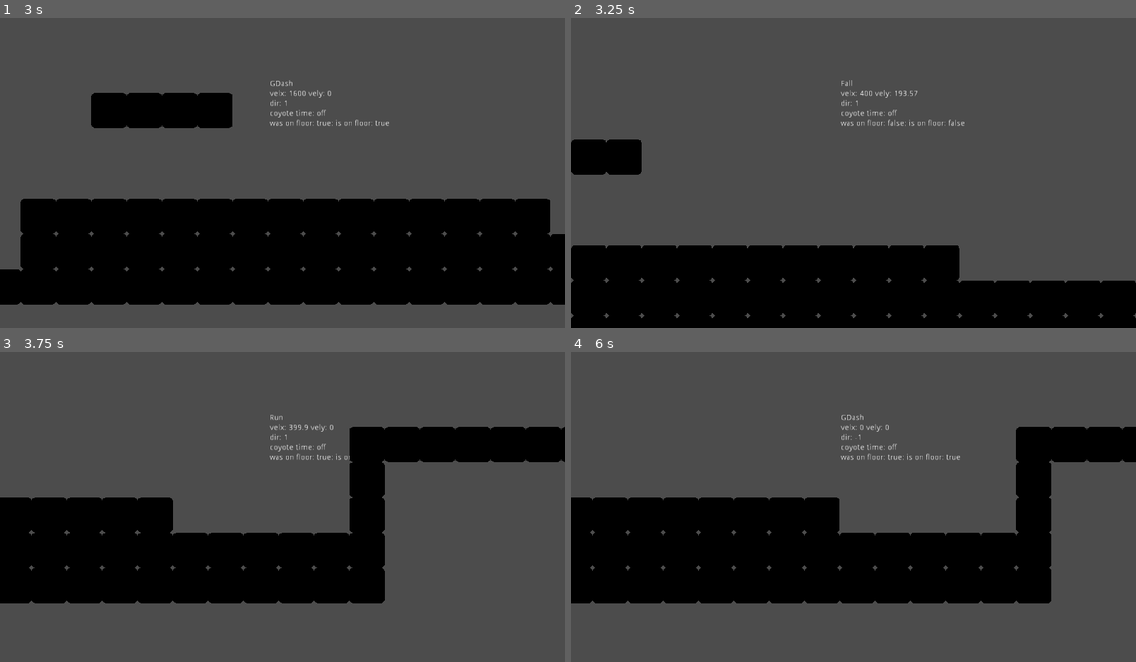
Above: before the commit, frames 1-4 (two rows, left to right).
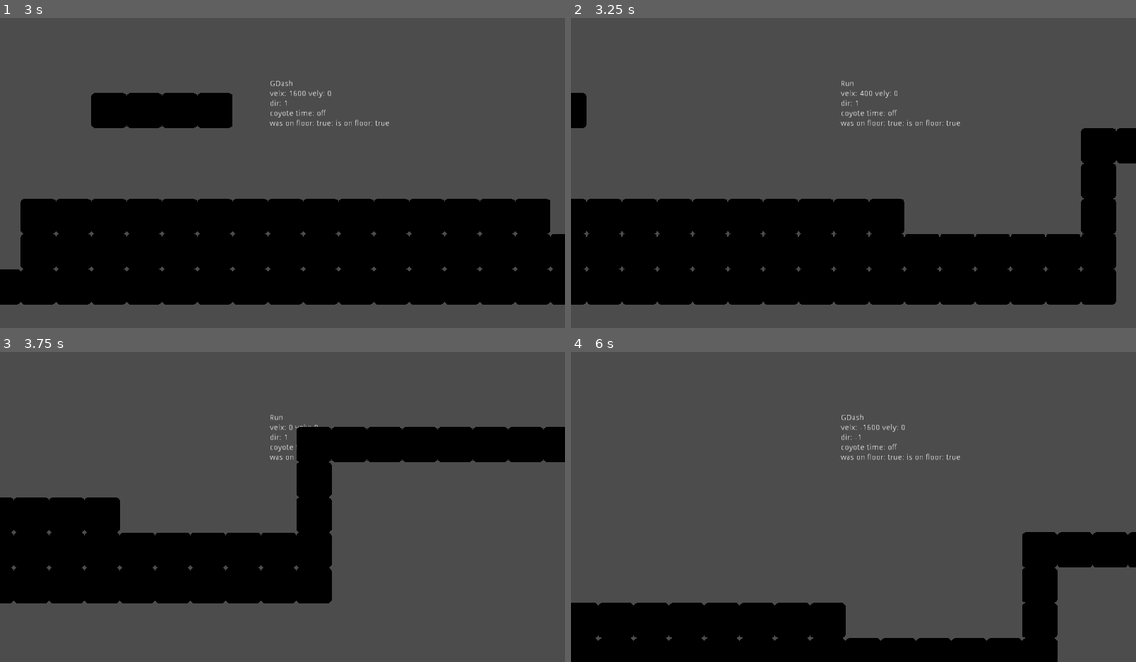
Above: after the commit, the same moments.

Repository: azylazide/godot-player-statemachine
Game: Godot game, scene res://fsm/fsm.tscn
Same seed, same stepped clock (60 frames per second), same inputs: the game is played once before the commit and once after it. The engine's default icon, where the game draws it, is replaced by a stand-in: a white triangle on a blue panel in a dark square.
Inputs:
- Up to frame 1 (3 s): hold Up (jump) 0.53-1.28 s; hold Right (right) 0.53-2.03 s; tap X (dash) at 1.35, 2.85 s; tap Up (jump) at 1.52, 1.55, 1.82 s; hold Left (left) 2.03-2.78 s; hold Up (jump) 2.03-2.78 s; hold Right (right) from 2.78 s (still down)
- Up to frame 2 (3.25 s): keep holding Right (right); tap Up (jump) at 3.02, 3.05 s
- Up to frame 3 (3.75 s): keep holding Right (right); tap Up (jump) at 3.32 s; hold Up (jump) from 3.53 s (still down)
- Up to frame 4 (6 s): tap Enter at 4.25 s; release Right (right) at 4.28 s; release Up (jump) at 4.28 s; hold Left (left) 4.28-5.03 s; tap X (dash) at 4.35, 5.85 s; tap Up (jump) at 4.52, 4.55, 4.82 s; hold Right (right) 5.03-5.78 s; hold Up (jump) 5.03-5.78 s; hold Left (left) from 5.78 s (still down)

Frame 1 is identical in both runs. In frame 2, 26% of the frame differs, in the area x 0-100%, y 20-100%; in frame 3, 7.5%; in frame 4, 42%, in the area x 0-100%, y 23-100%.

Commit message:
ground dash long coyote time quirk fixed

Diff:
--- a/fsm/player/GroundDash.gd
+++ b/fsm/player/GroundDash.gd
@@ -26,15 +26,16 @@
 	player.apply_movement()
 	player.after_grounded()
 
+	if not player.on_floor and player.was_on_floor:
+		player.coyote_timer.wait_time = 0.08
+		player.coyote_timer.start()
+
 	if timer.is_stopped():
 		if player.on_floor:
 			if player.get_direction() != 0:
 				state_machine.switch_states("Run")
 			else:
 				state_machine.switch_states("Idle")
-		elif not player.on_floor and player.was_on_floor:
-			player.coyote_timer.wait_time = 10.0
-			player.coyote_timer.start()
 		elif not player.on_floor and not player.was_on_floor:
 			state_machine.switch_states("Fall")
 
@@ -42,7 +43,7 @@
 
 func state_input(_event: InputEvent) -> void:
 	#try floor checking again when raycast is implemented
-	if _event.is_action_pressed("jump"):
+	if _event.is_action_pressed("jump") and not player.coyote_timer.is_stopped():
 		state_machine.switch_states("Jump")
 
 	if _event.is_action_pressed("dash"):
